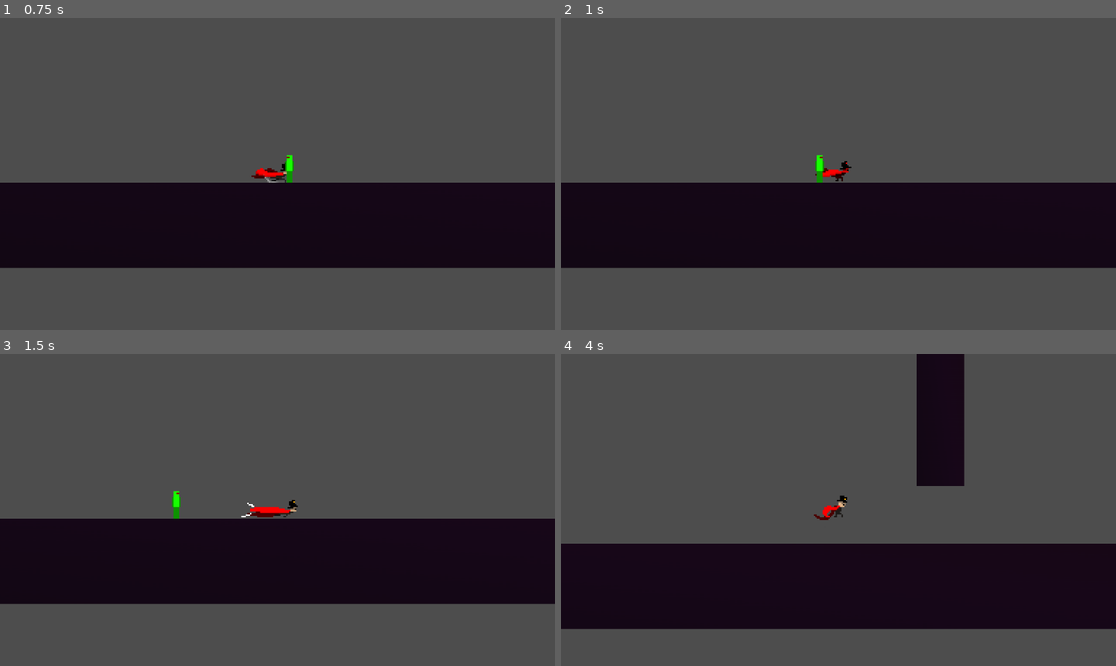
Above: before the commit, frames 1-4 (two rows, left to right).
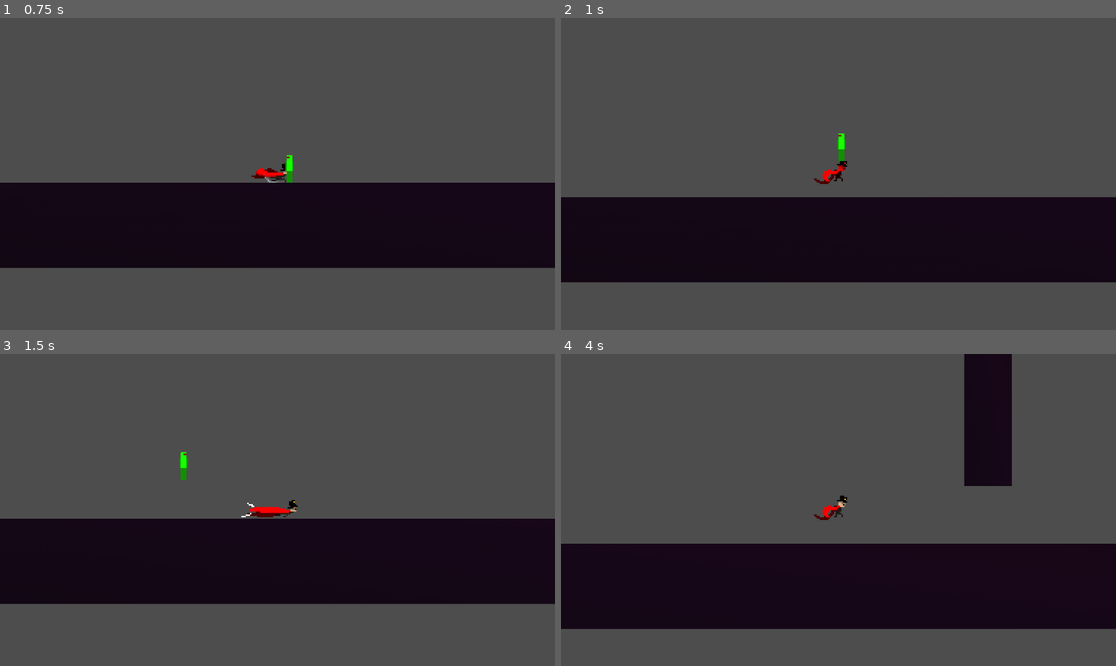
Above: after the commit, the same moments.

Repository: Tyulo13/GDC-Club-Game
Game: Godot game, scene res://scenes/level.tscn
The game is run twice, just before and just after one commit, with the same random seed, the same clock (stepped at 60 frames per second) and the same inputs.
Inputs:
- Up to frame 1 (0.75 s): tap Enter (attack) at 0.5, 0.6 s; hold D (move_right) from 0.53 s (still down)
- Up to frame 2 (1 s): keep holding D (move_right); tap Space (jump) at 0.77 s
- Up to frame 3 (1.5 s): keep holding D (move_right); tap Shift (dash) at 1.35 s
- Up to frame 4 (4 s): tap Space (jump) at 1.52, 3.02, 3.77 s; release D (move_right) at 2.03 s; hold A (move_left) 2.03-2.78 s; tap Enter (attack) at 2.1, 3.6 s; hold D (move_right) from 2.78 s (still down); tap Shift (dash) at 2.85 s

Frame 1 is identical in both runs. In frame 2, 9.7% of the frame differs, in the area x 0-100%, y 36-85%; in frame 3, 0.2%; in frame 4, 7.2%.

Commit message:
edited hitboxes
change char hitbox type to capsule for smoother corners

Diff:
--- a/scenes/character_body_2d.tscn
+++ b/scenes/character_body_2d.tscn
@@ -325,6 +325,7 @@
 
 [node name="CharacterBody2D" type="CharacterBody2D"]
 position = Vector2(26, 13)
+collision_mask = 3
 script = ExtResource("1_ij6vw")
 
 [node name="CollisionShape2D" type="CollisionShape2D" parent="."]
--- a/scenes/enemy_template.tscn
+++ b/scenes/enemy_template.tscn
@@ -68,9 +68,8 @@
 "speed": 13.0
 }]
 
-[sub_resource type="CapsuleShape2D" id="CapsuleShape2D_c5xty"]
-radius = 5.0
-height = 20.0
+[sub_resource type="ConvexPolygonShape2D" id="ConvexPolygonShape2D_hlu06"]
+points = PackedVector2Array(-1, -9, -4, -1, -1, 10, 2, -1)
 
 [sub_resource type="CapsuleShape2D" id="CapsuleShape2D_hlu06"]
 radius = 6.0
@@ -87,7 +86,7 @@
 
 [node name="CollisionShape2D" type="CollisionShape2D" parent="."]
 position = Vector2(0, 2)
-shape = SubResource("CapsuleShape2D_c5xty")
+shape = SubResource("ConvexPolygonShape2D_hlu06")
 
 [node name="Area2D" type="Area2D" parent="."]
 collision_layer = 2
